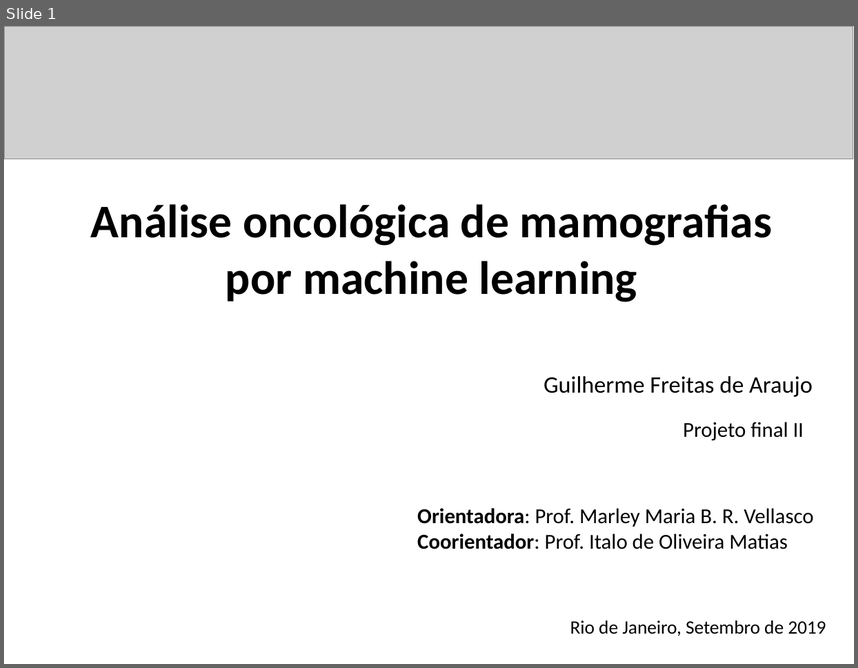
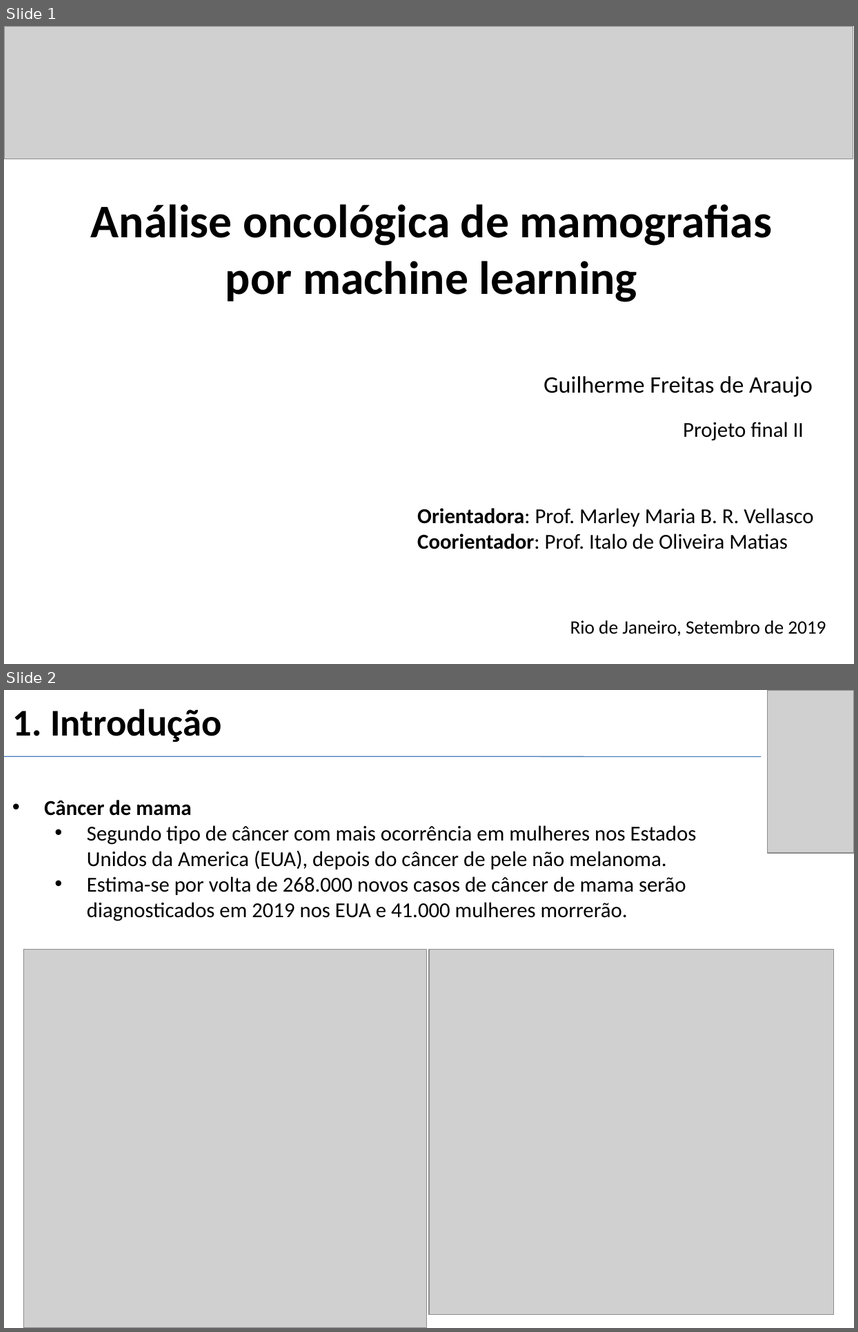
Before and after one commit to gui2524/TCC-BreastCancerNN, a slide deck: Projeto 2/docs/Slides_defesa.pptx. Shown one above the other, each under a label of ours: slide 1 before the commit, slides 1 and 2 after it. The pictures are 858x668 and 858x1332 pixels, drawn with LibreOffice and Linux fonts; fonts in the diff are those of the drawing; grey boxes stand for pictures. Boxes give left, top, right and bottom in pixels: in the first picture for what was removed or moved away, otherwise in the second. Text is boxed around its words. In the diff, an @@ line names an element or a change of style, - is before the commit and + after.

```diff
--- a/Projeto 2/docs/Slides_defesa.pptx
+++ b/Projeto 2/docs/Slides_defesa.pptx
@@ slide 2 added at (x1=4, y1=690, x2=854, y2=1328), background #FFFFFF @@
@@ title added at (x1=12, y1=709, x2=222, y2=742), 32 pt, text #000000, bold @@
+1. Introdução
@@ picture added at (x1=767, y1=690, x2=854, y2=854) @@
@@ line added from (4, 756) to (762, 756), #4B7EBC 0.75 pt @@
@@ text added at (x1=44, y1=800, x2=697, y2=921), 18 pt, text #000000 @@
+• Câncer de mama
+  • Segundo tipo de câncer com mais ocorrência em mulheres nos Estados Unidos da America (EUA), depois do câncer de pele não melanoma.
+  • Estima-se por volta de 268.000 novos casos de câncer de mama serão diagnosticados em 2019 nos EUA e 41.000 mulheres morrerão.
@@ picture added at (x1=23, y1=949, x2=426, y2=1328) @@
@@ picture added at (x1=429, y1=949, x2=833, y2=1315) @@
```
Also in this commit, not shown: 4 other slides added, 1 slide removed, 1 other file.
